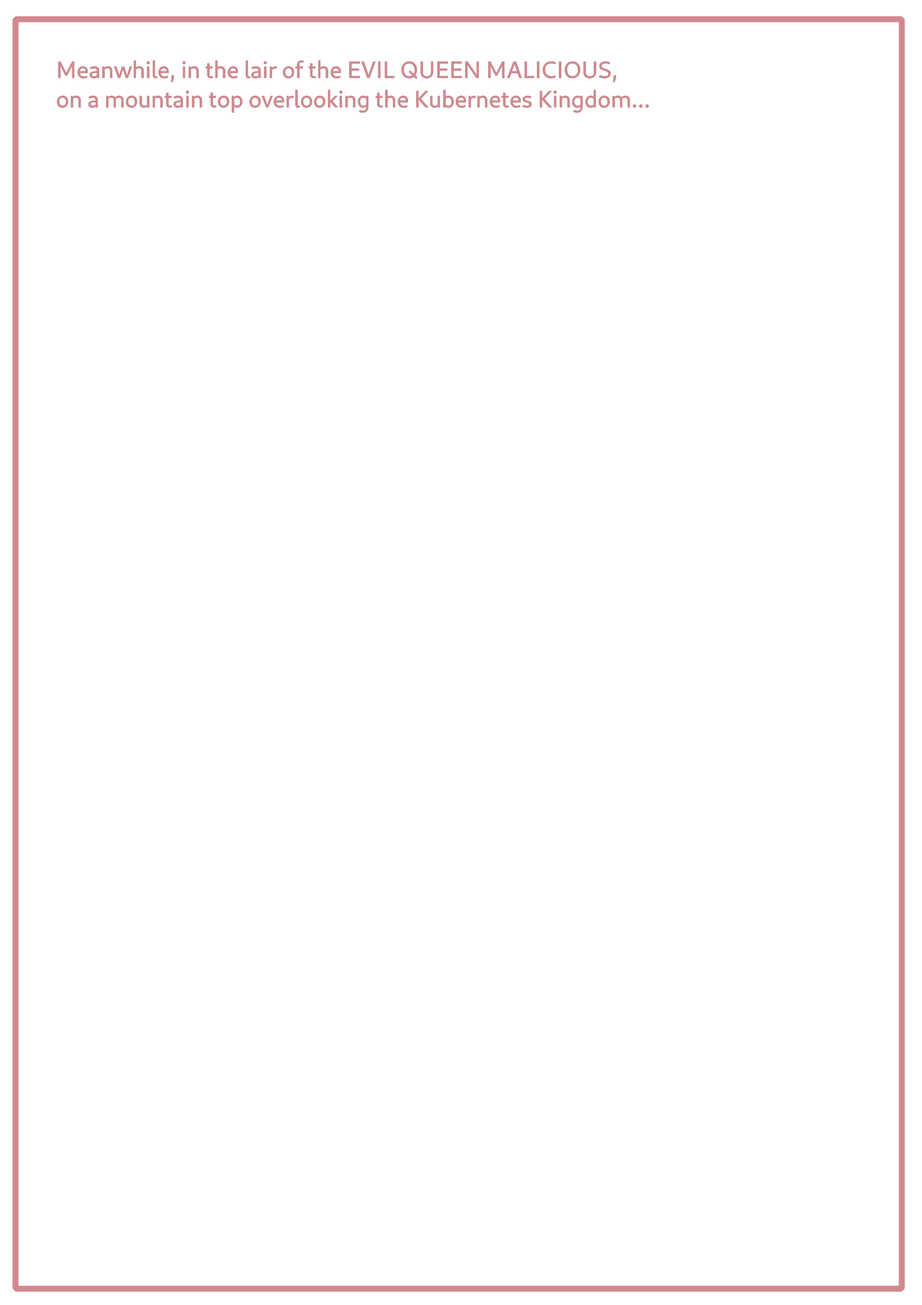
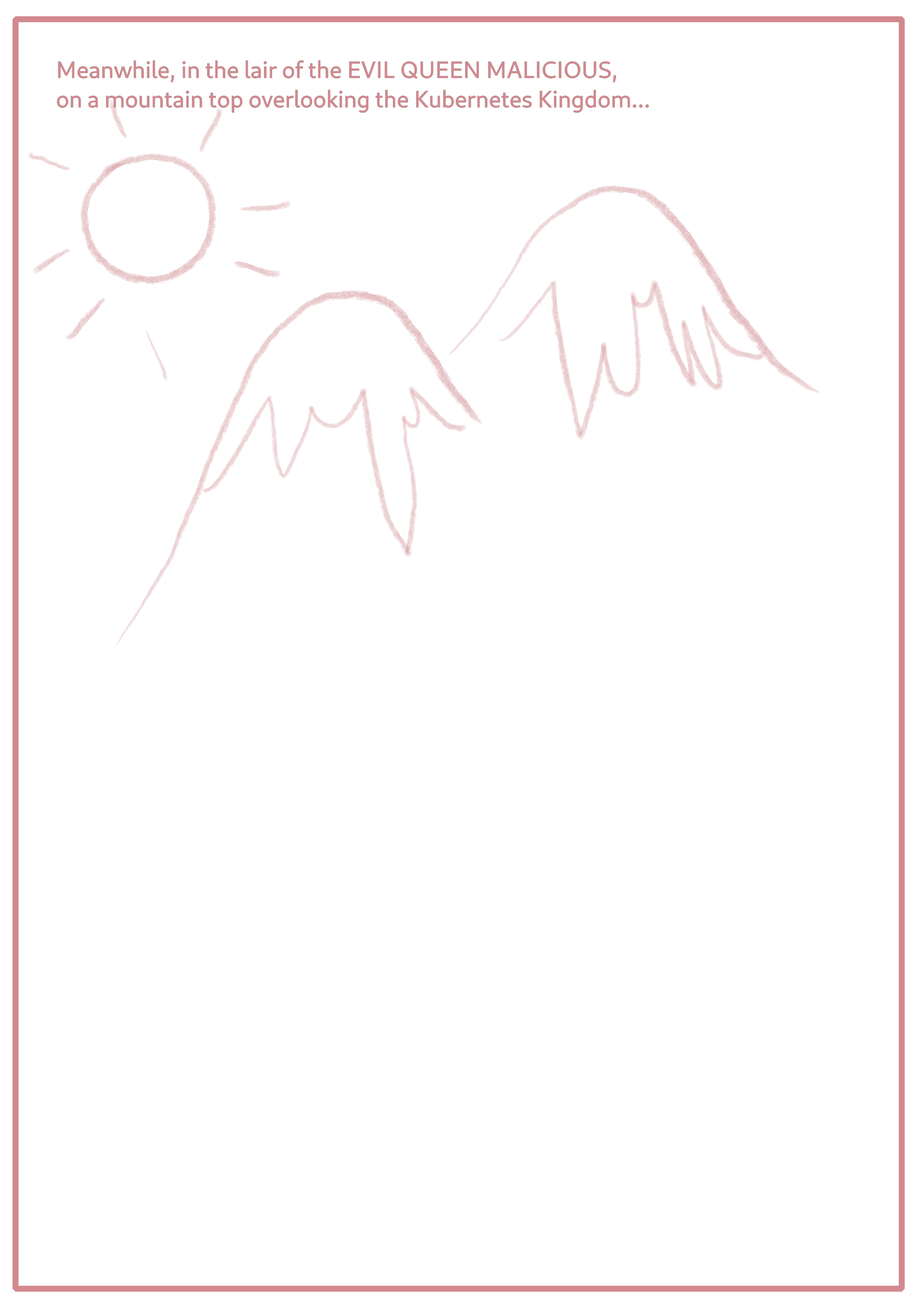
Revision of a layered w=922, h=1305 image; what changed, layer by layer:
painted on "Layer 1" over [27, 99, 822, 648]
